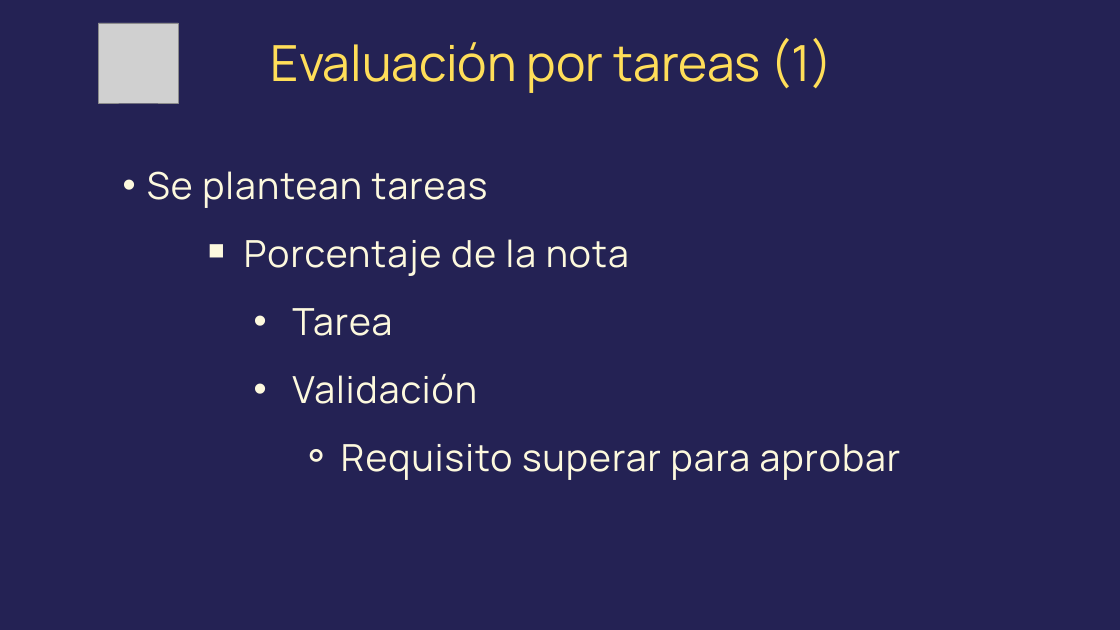
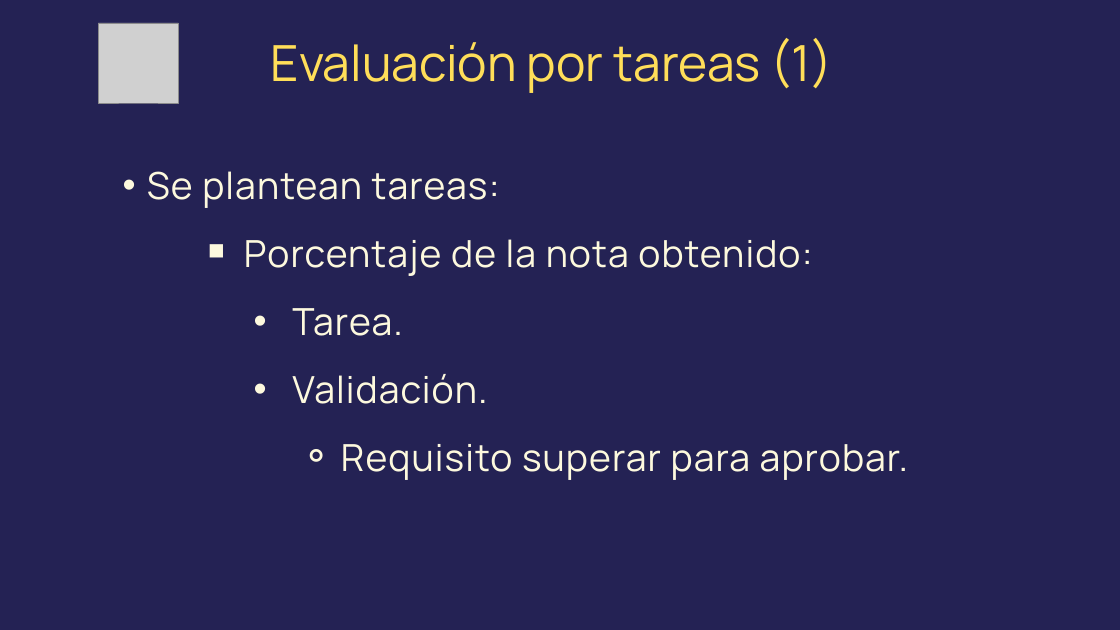
Before and after one commit to sergarb1/PresentacionEvaluarDesdeCasa, a slide deck: slide 7 of Evaluar alumnos desde casa.odp. Drawn at 1120x630 pixels with LibreOffice and Linux fonts; fonts in the diff are those of the drawing; grey boxes stand for pictures. Boxes give left, top, right and bottom in pixels: in the first picture for what was removed or moved away, otherwise in the second. Text is boxed around its words. In the diff, an @@ line names an element or a change of style, - is before the commit and + after.

```diff
--- a/Evaluar alumnos desde casa.odp
+++ b/Evaluar alumnos desde casa.odp
@@ text at (x1=147, y1=171, x2=908, y2=480): text changed @@
-  • Se plantean tareas
-      ￭ Porcentaje de la nota
-        • Tarea
-        • Validación
-          ⚬ Requisito superar para aprobar
+  • Se plantean tareas:
+      ￭ Porcentaje de la nota obtenido:
+        • Tarea.
+        • Validación.
+          ⚬ Requisito superar para aprobar.
```
Also in this commit, not shown: 17 other slides changed, 1 other file.
